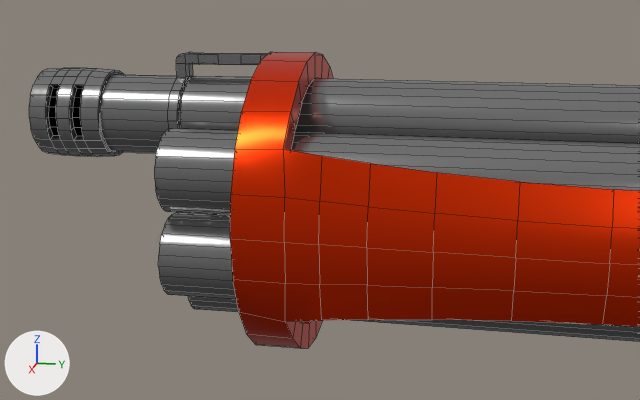
Two versions of the Blender file Assets/Modeling/Arm Cannon.blend, one commit apart.
Both versions are drawn from a camera (50 mm lens) standing at (0.818, -0.511, 0.206) and looking at (-0.009, -0.677, -0.001). Arrows for +X, +Y and +Z are at lower left; the lights stay in place. Mesh edges are drawn as thin lines.

Names of what the first picture shows: 'Barrels', 'Muzzle', 'Shield'.
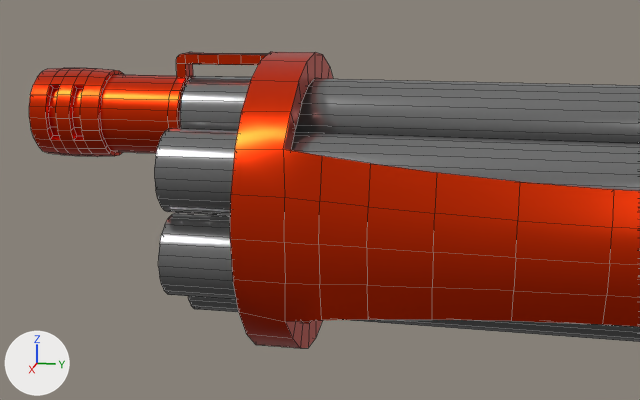
What differs and where, as boxes (x1, y1, x2, y2) in the pictures (640 x 400 px):
part 1 of me_circle_002, cut back
    both: (98, 70, 124, 156)
part 2 of me_circle_002, recoloured
    both: (29, 52, 267, 157)
part 3 of me_circle_002, recoloured
    both: (49, 88, 83, 136)

Diff of the bpy script that builds the scene:
```diff
--- a/Assets/Modeling/Arm Cannon.blend.py
+++ b/Assets/Modeling/Arm Cannon.blend.py
@@ me_circle_002 @@
 # used by ob_muzzle; parent = ob_shield; location = (0.0, 0.0, 0.0)
-me_circle_002.from_pydata(...)  # 387 vertices, 384 faces; spans x -0.219..0.219, y -0.698..-0.179, z -4.753..-3.586
+me_circle_002.from_pydata(...)  # 363 vertices, 358 faces; spans x -0.219..0.219, y -0.698..-0.179, z -4.753..-3.586
+# me_circle_002 part 1
+# 24 vertices are removed from x -0.202..0.202, y -0.6..-0.196, z -4.399
+# 48 faces are deleted
+# 24 new faces join them
+# me_circle_002 part 2: 314 faces spanning x -0.219..0.219, y -0.698..-0.179, z -4.753..-3.586 switch from mat_handcannon_barrels (grey #8a8a8a) to mat_handcannon_shield (orange #e73500)
+# me_circle_002 part 3: 20 faces spanning x -0.187..0.187, y -0.532..-0.305, z -4.665..-4.488 switch from mat_occlusion (black #000000) to mat_handcannon_shield (orange #e73500)
```
